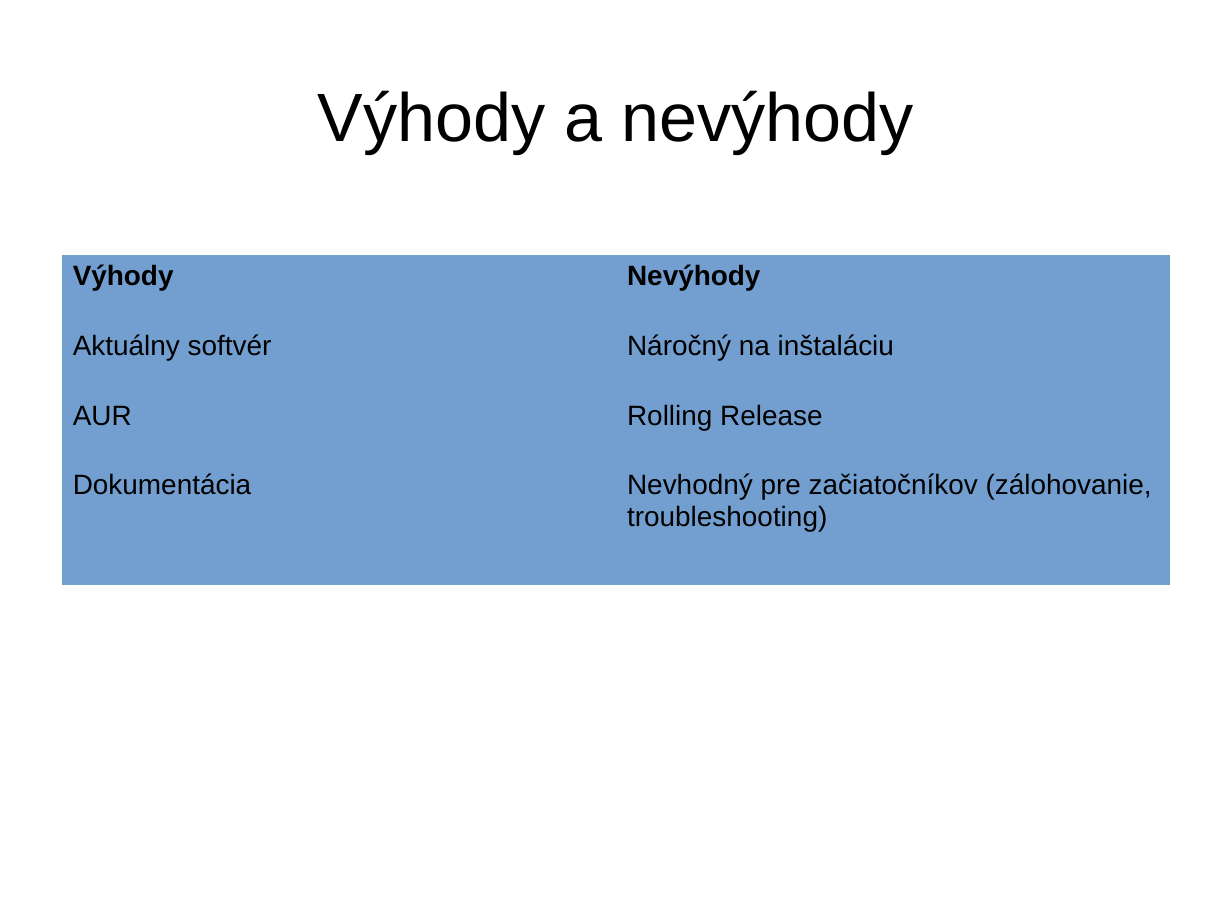
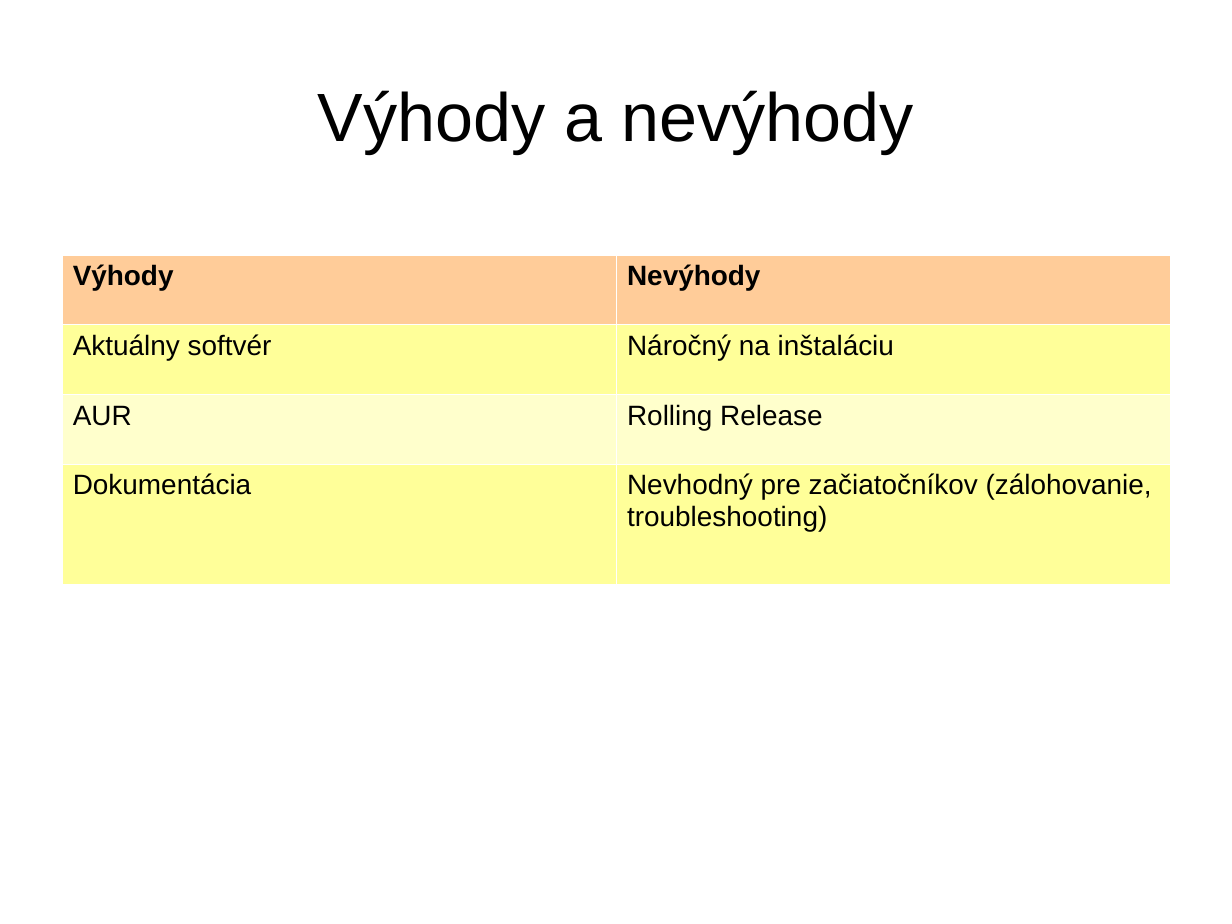
Before and after one commit to radi42/FRI, a slide deck: slide 4 of Ing/2.semester/UNIX/Sisila_Andrej_Instalacia_Arch_Linux.odp. Drawn at 1232x924 pixels with LibreOffice and Linux fonts; fonts in the diff are those of the drawing. Boxes give left, top, right and bottom in pixels: in the first picture for what was removed or moved away, otherwise in the second. Text is boxed around its words. In the diff, an @@ line names an element or a change of style, - is before the commit and + after.

```diff
--- a/Ing/2.semester/UNIX/Sisila_Andrej_Instalacia_Arch_Linux.odp
+++ b/Ing/2.semester/UNIX/Sisila_Andrej_Instalacia_Arch_Linux.odp
@@ table at (61, 255, 1171, 585) @@
@@ fill #729FCF to #FFCC99 in row 1 @@
@@ fill #729FCF to #FFFF99 in 4 cells @@
@@ fill #729FCF to #FFFFCC in row 3 @@
@@ borders changed @@
```
Also in this commit, not shown: 1 other slide changed.
